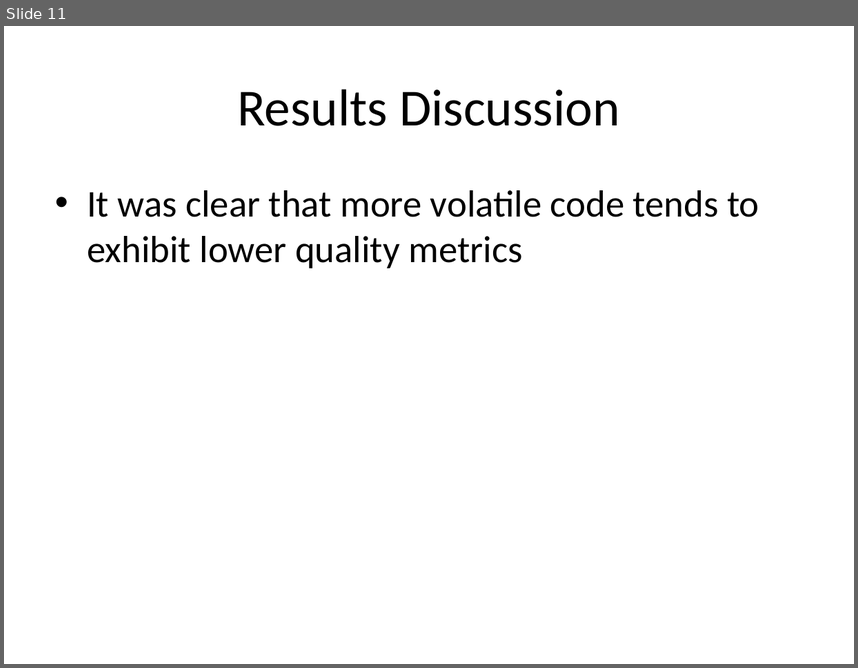
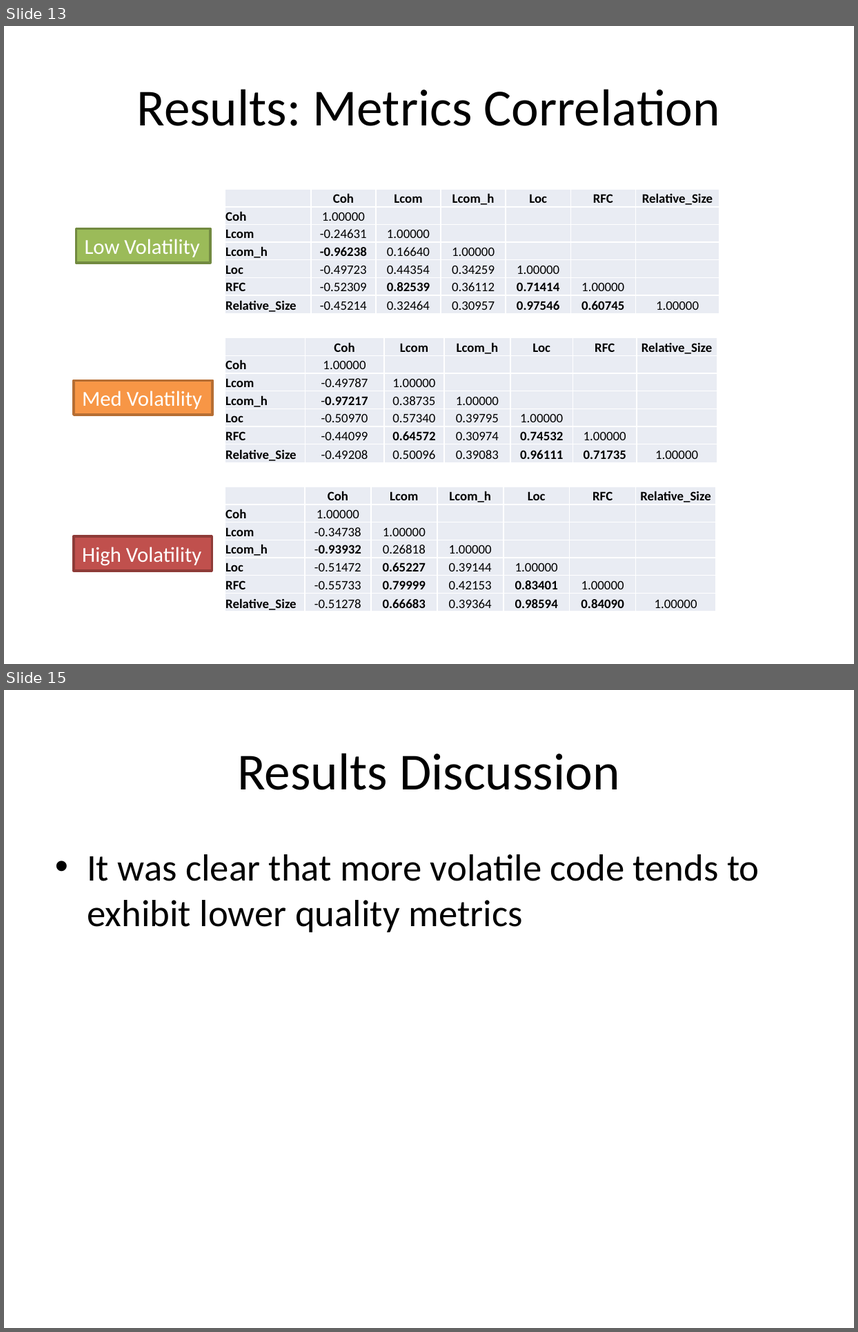
Before and after one commit to tajmilur-rahman/SOEN6611, a slide deck: milestones/Group_Presentation_Volatility.pptx. Shown one above the other, each under a label of ours: slide 11 before the commit, slides 13 and 15 after it; the slides between them are not shown. The pictures are 858x668 and 858x1332 pixels, drawn with LibreOffice and Linux fonts; fonts in the diff are those of the drawing. Boxes give left, top, right and bottom in pixels: in the first picture for what was removed or moved away, otherwise in the second. Text is boxed around its words. In the diff, an @@ line names an element or a change of style, - is before the commit and + after.

```diff
--- a/milestones/Group_Presentation_Volatility.pptx
+++ b/milestones/Group_Presentation_Volatility.pptx
@@ slide 13 added at (4,26,854,664), background #FFFFFF @@
@@ title added at (136,89,720,126), 44 pt, text #000000 @@
+Results: Metrics Correlation
@@ table added at (225,190,718,314), 7 rows, 7 columns @@
+ | Coh | Lcom | Lcom_h | Loc | RFC | Relative_Size
+Coh | 1.00000 |  |  |  |  | 
+Lcom | -0.24631 | 1.00000 |  |  |  | 
+Lcom_h | -0.96238 | 0.16640 | 1.00000 |  |  | 
+Loc | -0.49723 | 0.44354 | 0.34259 | 1.00000 |  | 
+RFC | -0.52309 | 0.82539 | 0.36112 | 0.71414 | 1.00000 | 
+Relative_Size | -0.45214 | 0.32464 | 0.30957 | 0.97546 | 0.60745 | 1.00000
@@ rectangle added at (76,228,210,262), fill #9BBB59, outline #738A42 2 pt, 18 pt, text #FFFFFF @@
+Low Volatility
@@ table added at (225,338,717,463), 7 rows, 7 columns @@
+ | Coh | Lcom | Lcom_h | Loc | RFC | Relative_Size
+Coh | 1.00000 |  |  |  |  | 
+Lcom | -0.49787 | 1.00000 |  |  |  | 
+Lcom_h | -0.97217 | 0.38735 | 1.00000 |  |  | 
+Loc | -0.50970 | 0.57340 | 0.39795 | 1.00000 |  | 
+RFC | -0.44099 | 0.64572 | 0.30974 | 0.74532 | 1.00000 | 
+Relative_Size | -0.49208 | 0.50096 | 0.39083 | 0.96111 | 0.71735 | 1.00000
@@ rectangle added at (74,381,212,414), fill #F79646, outline #B76F34 2 pt, 18 pt, text #FFFFFF @@
+Med Volatility
@@ table added at (225,487,716,612), 7 rows, 7 columns @@
+ | Coh | Lcom | Lcom_h | Loc | RFC | Relative_Size
+Coh | 1.00000 |  |  |  |  | 
+Lcom | -0.34738 | 1.00000 |  |  |  | 
+Lcom_h | -0.93932 | 0.26818 | 1.00000 |  |  | 
+Loc | -0.51472 | 0.65227 | 0.39144 | 1.00000 |  | 
+RFC | -0.55733 | 0.79999 | 0.42153 | 0.83401 | 1.00000 | 
+Relative_Size | -0.51278 | 0.66683 | 0.39364 | 0.98594 | 0.84090 | 1.00000
@@ rectangle added at (74,536,212,570), fill #C0504D, outline #8E3B39 2 pt, 18 pt, text #FFFFFF @@
+High Volatility
@@ what was slide 11 is now slide 15 @@
```
Also in this commit, not shown: 9 slides changed, 5 other slides added, 1 slide removed, 2 other files.
